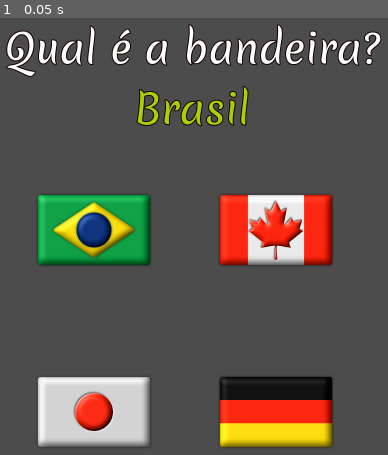
Above: before the commit, frame 1.
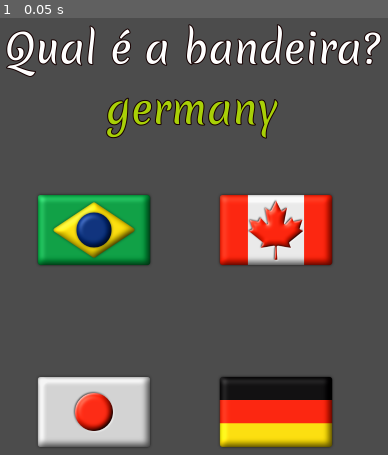
Above: after the commit, the same moment.

Repository: vibrunazo/godot-flags
Game: Godot game, scene res://scenes/QuizGame.tscn
Same seed, same stepped clock (60 frames per second), same inputs: the game is played once before the commit and once after it. Sound files missing from this copy of the repository are replaced by a short silence.
Inputs:
- Up to frame 1 (0.05 s): no input

The runs differ from the first frame. In frame 1, 2.1% of the frame differs, in the area x 27-72%, y 15-28%.

Commit message:
changed to fixed flag at new game

Diff:
--- a/project.godot
+++ b/project.godot
@@ -13,9 +13,15 @@
 "class": "Flag",
 "language": "GDScript",
 "path": "res://scenes/Flag.gd"
+}, {
+"base": "Control",
+"class": "QuizGame",
+"language": "GDScript",
+"path": "res://scenes/QuizGame.gd"
 } ]
 _global_script_class_icons={
-"Flag": "res://assets/tex/brazil.png"
+"Flag": "res://assets/tex/brazil.png",
+"QuizGame": ""
 }
 
 [application]
--- a/scenes/QuizGame.gd
+++ b/scenes/QuizGame.gd
@@ -1,5 +1,6 @@
 extends Control
 
+class_name QuizGame
 
 # Declare member variables here. Examples:
 # var a = 2
@@ -7,33 +8,41 @@
 
 export var country = 'brazil'
 
+var el_name: Label
+
 
 # Called when the node enters the scene tree for the first time.
 func _ready():
-	pass # Replace with function body.
+	el_name = $CenterContainer/VBoxContainer/CenterContainer/VBoxContainer/LabelFlagName
+	new_game()
 
 
 # Called every frame. 'delta' is the elapsed time since the previous frame.
 #func _process(delta):
 #	pass
 
+func new_game():
+	country = 'germany'
+	el_name.text = country
+	$AudioFlag.stream = load("res://assets/audio/pt-br/germany.ogg")
+
 # called by the flag,
 # who will look for a node called "QuizGame" on root when it's clicked
-func _on_flag_clicked(flag):
+func _on_flag_clicked(flag: Flag):
 	print("a flag was clicked with %s " % flag.country)
 	if (country == flag.country):
 		print('correct flag')
+		$AudioYes.play()
 	else:
 		print('wrong flag')
+		$AudioNo.play()
 
 
 func _on_StartTimer_timeout():
 	print('start timeout')
 	$AudioAsk.play()
-	pass # Replace with function body.
 
 
 func _on_AudioAsk_finished():
 	print('ask audio over')
 	$AudioFlag.play()
-	pass # Replace with function body.
--- a/scenes/QuizGame.tscn
+++ b/scenes/QuizGame.tscn
@@ -1,10 +1,12 @@
-[gd_scene load_steps=8 format=2]
+[gd_scene load_steps=10 format=2]
 
 [ext_resource path="res://scenes/Flag.tscn" type="PackedScene" id=1]
 [ext_resource path="res://assets/fonts/Merienda-Regular.ttf" type="DynamicFontData" id=2]
 [ext_resource path="res://scenes/QuizGame.gd" type="Script" id=3]
 [ext_resource path="res://assets/audio/pt-br/ask.ogg" type="AudioStream" id=4]
 [ext_resource path="res://assets/audio/pt-br/brazil.ogg" type="AudioStream" id=5]
+[ext_resource path="res://assets/audio/pt-br/yes.ogg" type="AudioStream" id=6]
+[ext_resource path="res://assets/audio/pt-br/no.ogg" type="AudioStream" id=7]
 
 [sub_resource type="DynamicFont" id=1]
 size = 80
@@ -41,12 +43,12 @@
 margin_right = 752.0
 margin_bottom = 238.0
 
-[node name="Label" type="Label" parent="CenterContainer/VBoxContainer/CenterContainer/VBoxContainer"]
+[node name="LabelAsk" type="Label" parent="CenterContainer/VBoxContainer/CenterContainer/VBoxContainer"]
 margin_right = 752.0
 margin_bottom = 117.0
 text = "Qual é a bandeira?"
 
-[node name="Label2" type="Label" parent="CenterContainer/VBoxContainer/CenterContainer/VBoxContainer"]
+[node name="LabelFlagName" type="Label" parent="CenterContainer/VBoxContainer/CenterContainer/VBoxContainer"]
 margin_top = 121.0
 margin_right = 752.0
 margin_bottom = 238.0
@@ -97,5 +99,11 @@
 [node name="AudioFlag" type="AudioStreamPlayer" parent="."]
 stream = ExtResource( 5 )
 
+[node name="AudioYes" type="AudioStreamPlayer" parent="."]
+stream = ExtResource( 6 )
+
+[node name="AudioNo" type="AudioStreamPlayer" parent="."]
+stream = ExtResource( 7 )
+
 [connection signal="timeout" from="StartTimer" to="." method="_on_StartTimer_timeout"]
 [connection signal="finished" from="AudioAsk" to="." method="_on_AudioAsk_finished"]
Not shown, changed: assets/audio/pt-br/canada.ogg.import
Not shown, changed: assets/audio/pt-br/germany.ogg.import
Not shown, changed: assets/audio/pt-br/grats.ogg.import
Not shown, changed: assets/audio/pt-br/japan.ogg.import
Not shown, changed: assets/audio/pt-br/no.ogg.import
Not shown, changed: assets/audio/pt-br/wrong.ogg.import
Not shown, changed: assets/audio/pt-br/yes.ogg.import
